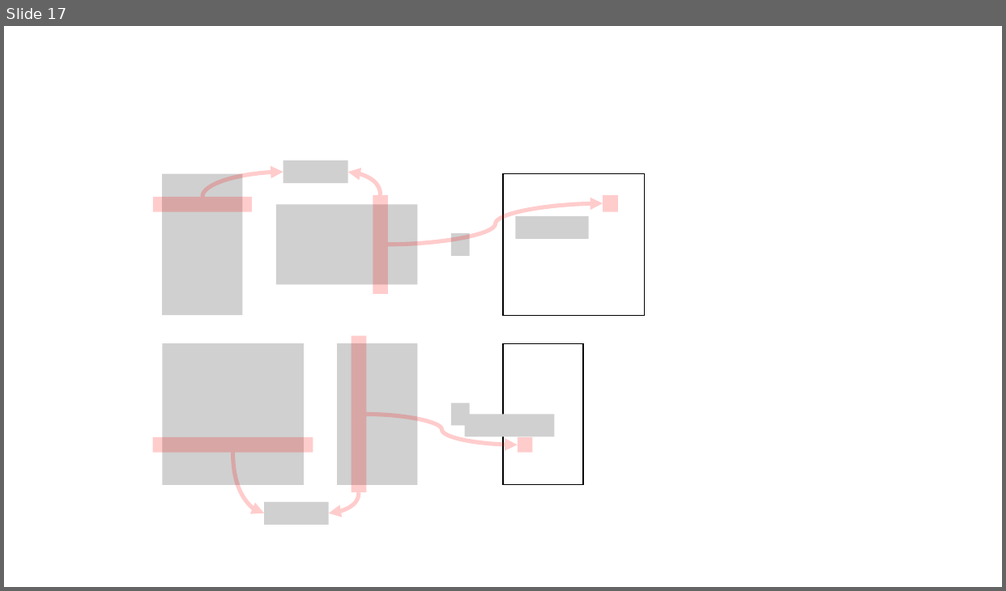
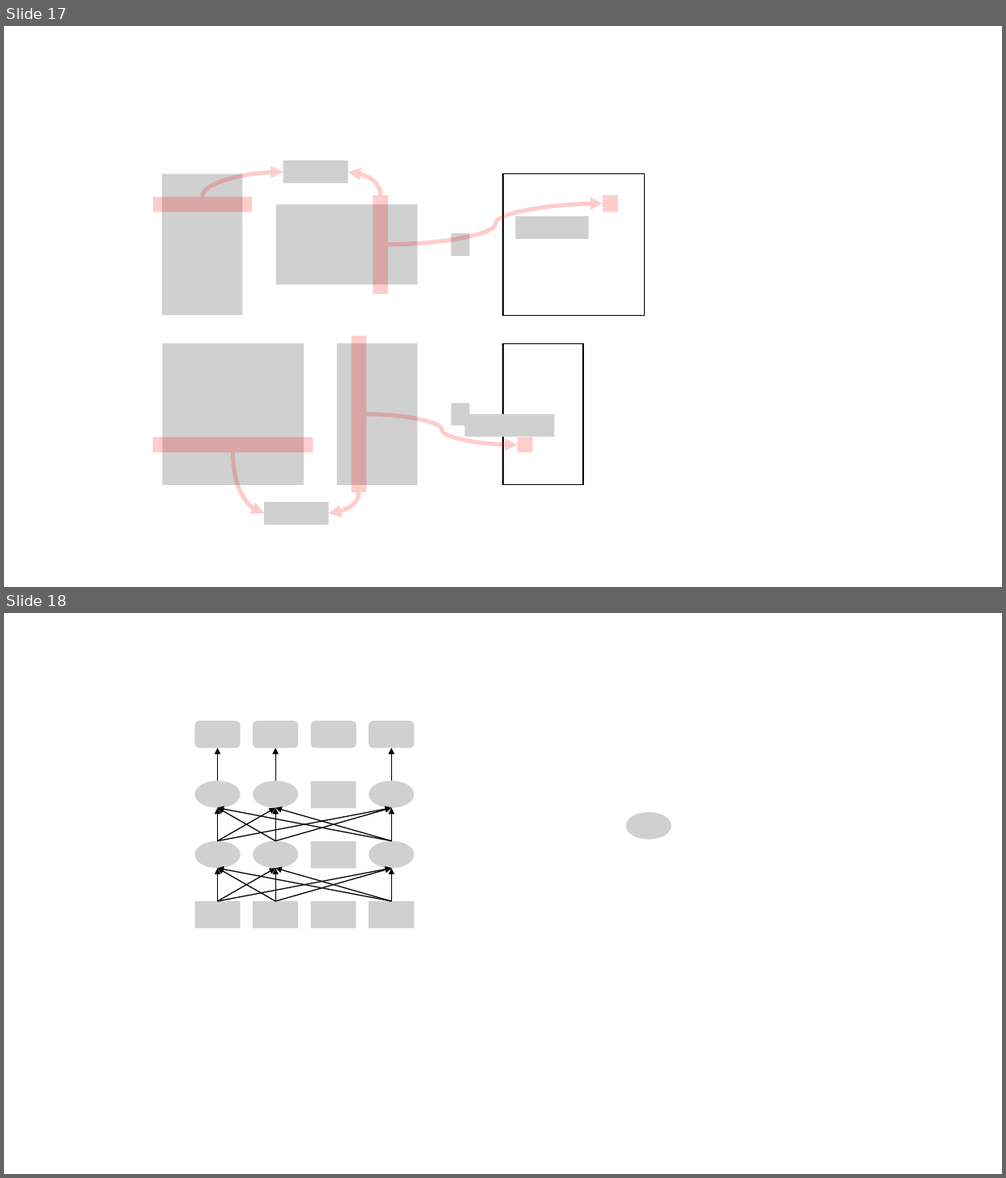
Before and after one commit to hcnoh/hcnoh.github.io, a slide deck: assets/nlp_figs/nlp_figs_ppt.pptx. Shown one above the other, each under a label of ours: slide 17 before the commit, slides 17 and 18 after it. The pictures are 1006x591 and 1006x1178 pixels, drawn with LibreOffice and Linux fonts; fonts in the diff are those of the drawing; grey boxes stand for pictures; background and template pictures are left out. Boxes give left, top, right and bottom in pixels: in the first picture for what was removed or moved away, otherwise in the second. Text is boxed around its words. In the diff, an @@ line names an element or a change of style, - is before the commit and + after.

```diff
--- a/assets/nlp_figs/nlp_figs_ppt.pptx
+++ b/assets/nlp_figs/nlp_figs_ppt.pptx
@@ slide 18 added at box(4, 613, 1002, 1174), background #FFFFFF @@
@@ group added at box(195, 721, 414, 747): 4 pictures @@
@@ arrow added from (217, 781) to (217, 747), #000000 1 pt @@
@@ arrow added from (275, 781) to (275, 747), #000000 1 pt @@
@@ arrow added from (392, 781) to (392, 747), #000000 1 pt @@
@@ group added at box(195, 781, 414, 808): 4 pictures @@
@@ arrow added from (217, 841) to (217, 807), #000000 1 pt @@
@@ arrow added from (217, 841) to (275, 807), #000000 1 pt @@
@@ arrow added from (217, 841) to (392, 807), #000000 1 pt @@
@@ arrow added from (275, 841) to (217, 807), #000000 1 pt @@
@@ arrow added from (392, 841) to (217, 807), #000000 1 pt @@
@@ arrow added from (275, 841) to (275, 807), #000000 1 pt @@
@@ arrow added from (392, 841) to (275, 807), #000000 1 pt @@
@@ arrow added from (275, 841) to (392, 807), #000000 1 pt @@
@@ arrow added from (392, 841) to (392, 807), #000000 1 pt @@
@@ picture added at box(626, 812, 671, 839) @@
@@ group added at box(195, 841, 414, 868): 4 pictures @@
@@ arrow added from (217, 901) to (217, 868), #000000 1 pt @@
@@ arrow added from (217, 901) to (275, 868), #000000 1 pt @@
@@ arrow added from (217, 901) to (392, 868), #000000 1 pt @@
@@ arrow added from (275, 901) to (217, 868), #000000 1 pt @@
@@ arrow added from (392, 901) to (217, 868), #000000 1 pt @@
@@ arrow added from (275, 901) to (275, 868), #000000 1 pt @@
@@ arrow added from (275, 901) to (392, 868), #000000 1 pt @@
@@ arrow added from (392, 901) to (275, 868), #000000 1 pt @@
@@ arrow added from (392, 901) to (392, 868), #000000 1 pt @@
@@ group added at box(195, 901, 414, 928): 4 pictures @@
```
Also in this commit, not shown: 2 other slides added, 5 other files.
